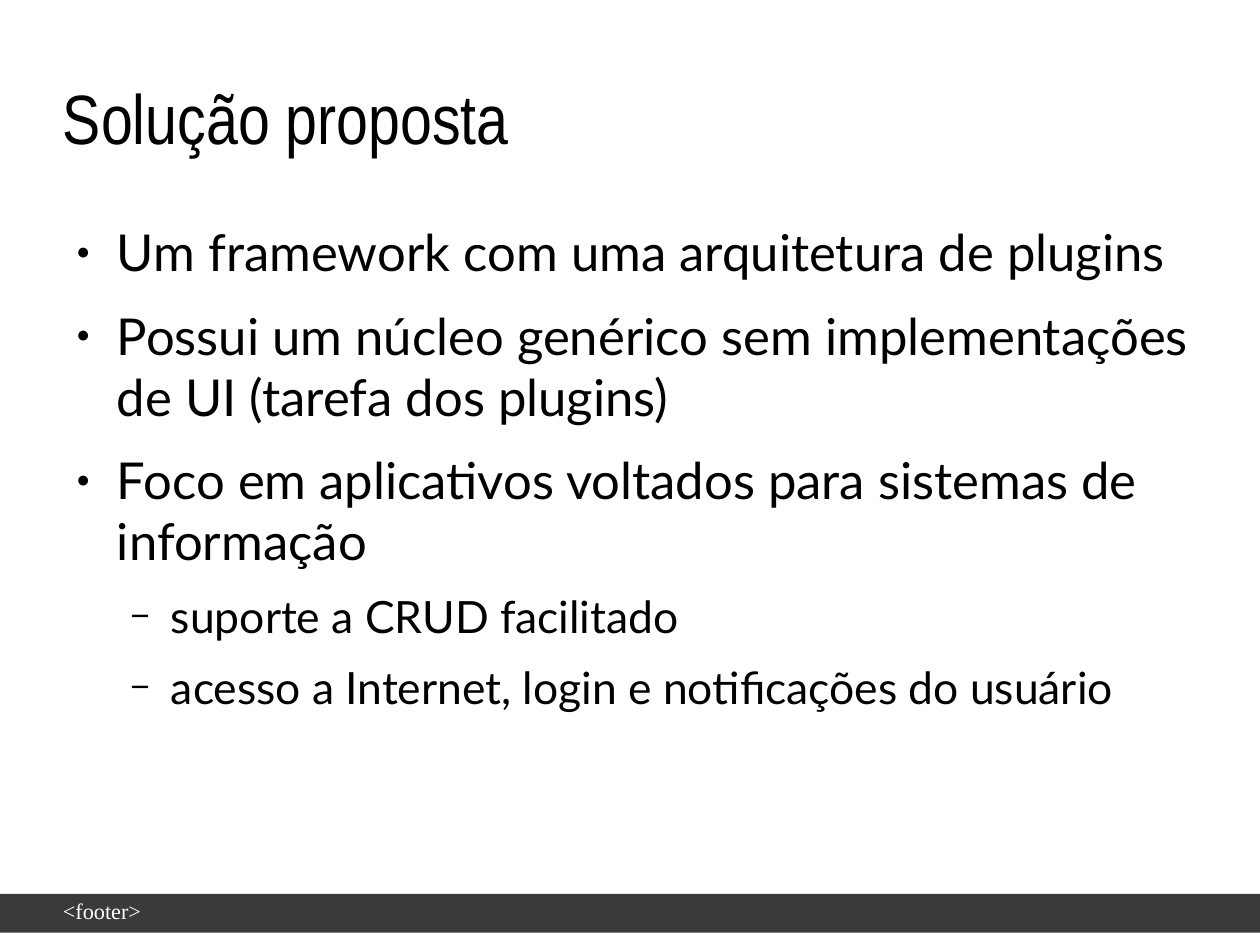
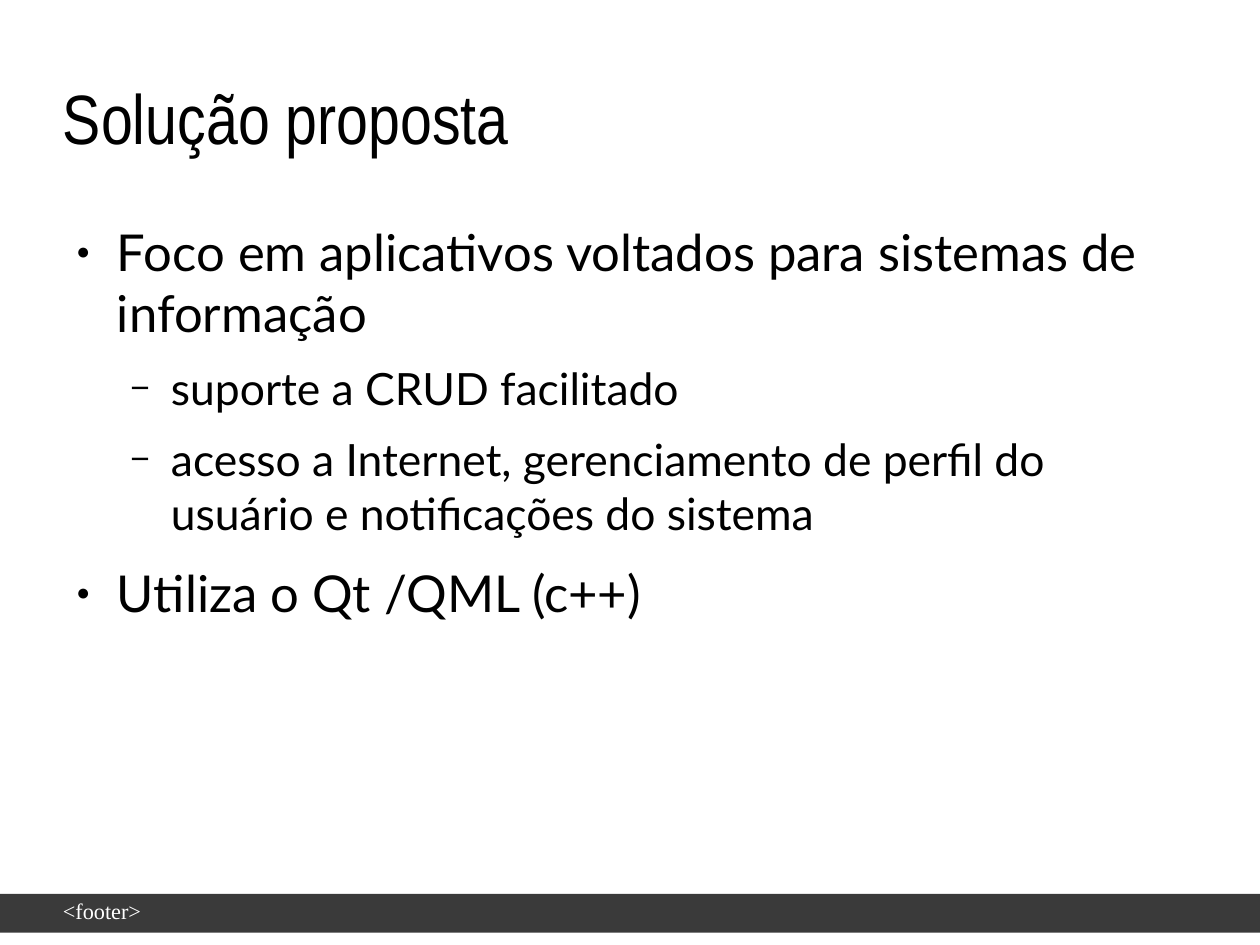
Before and after one commit to enoquesantos/tcc-latex, a slide deck: slide 7 of slide-defesa/Apresentação-EnoqueJoseneas.odp (slide 6 before the commit). Drawn at 1260x945 pixels with LibreOffice and Linux fonts; fonts in the diff are those of the drawing; background and template pictures are left out. Boxes give left, top, right and bottom in pixels: in the first picture for what was removed or moved away, otherwise in the second. Text is boxed around its words. In the diff, an @@ line names an element or a change of style, - is before the commit and + after.

```diff
--- a/slide-defesa/Apresentação-EnoqueJoseneas.odp
+++ b/slide-defesa/Apresentação-EnoqueJoseneas.odp
@@ text at box(117, 233, 1188, 425): paragraphs removed @@
-● Um framework com uma arquitetura de plugins
-● Possui um núcleo genérico sem implementações de UI (tarefa dos plugins)
@@ text at box(117, 443, 1044, 620): text changed @@
-  − acesso a Internet, login e notificações do usuário
+  − acesso a Internet, gerenciamento de perfil do usuário e notificações do sistema
+● Utiliza o Qt /QML (c++)
```
Also in this commit, not shown: 7 other slides changed, 2 slides removed.
